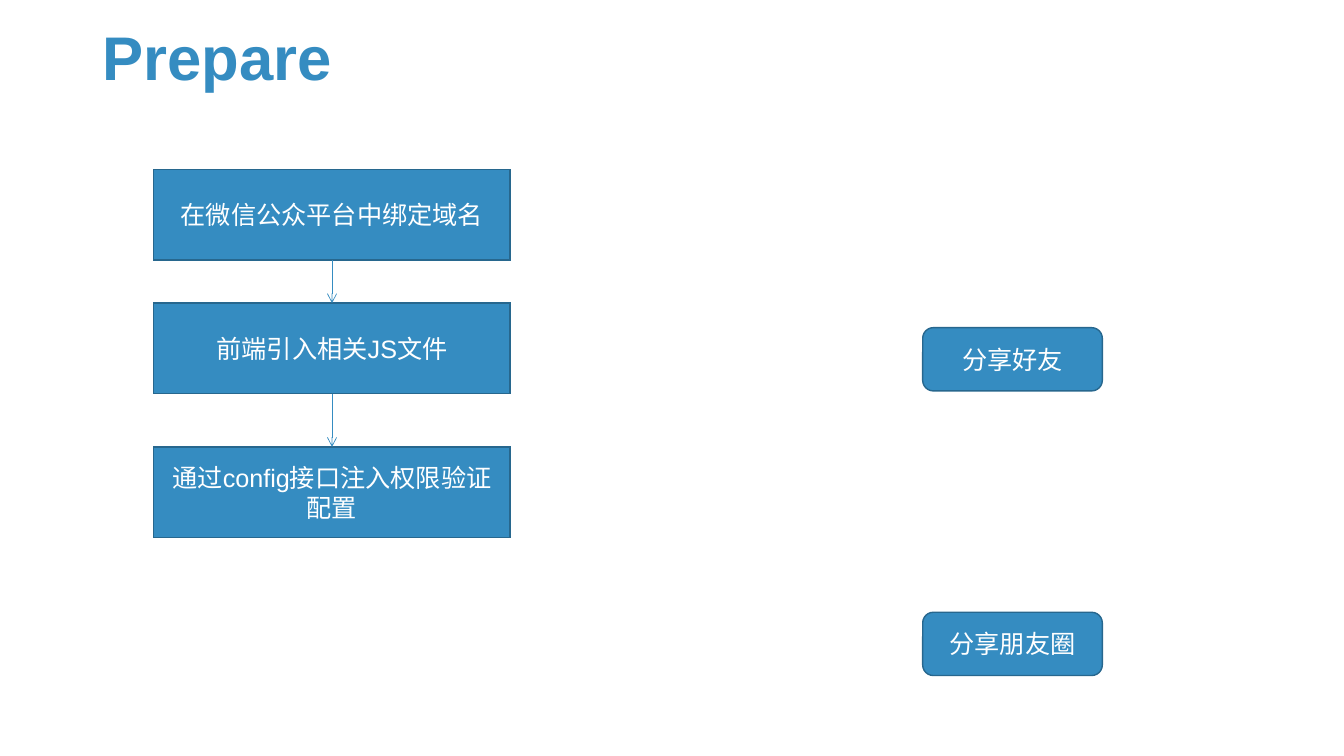
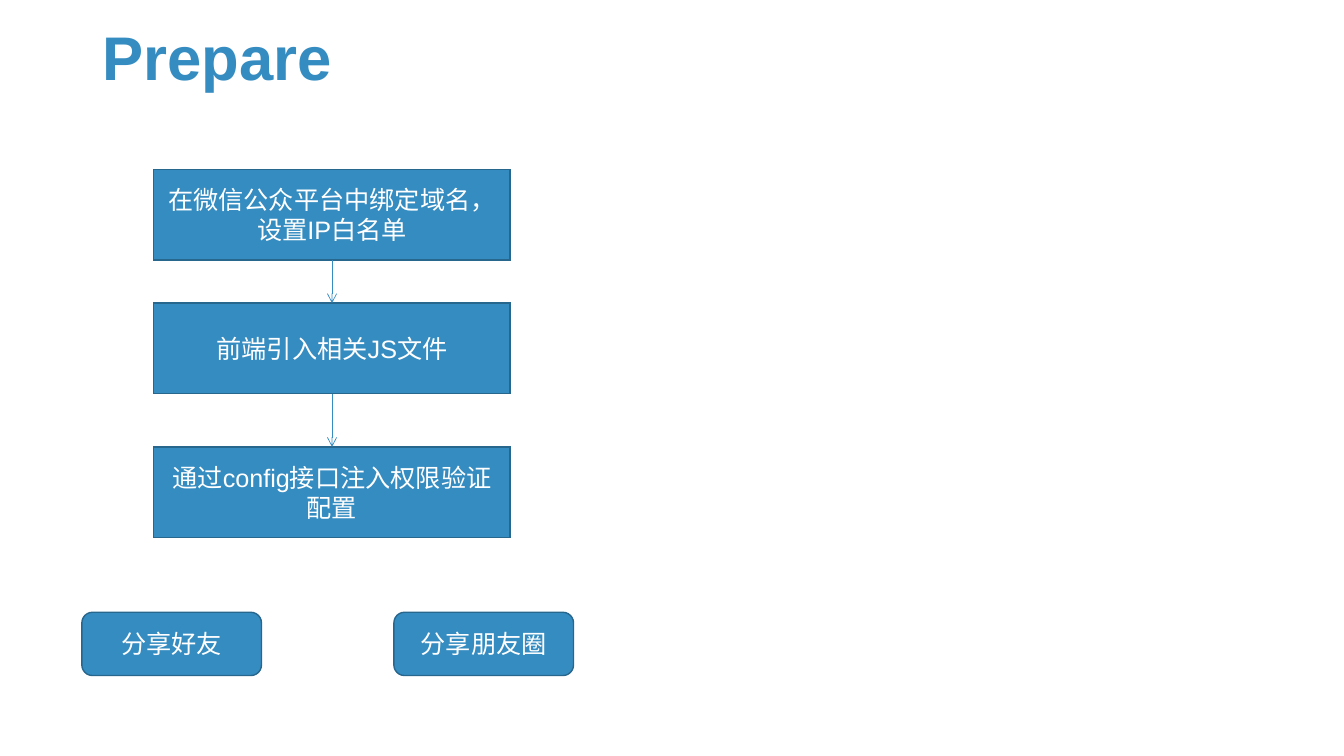
Before and after one commit to Sparks-Lu/TechNotes, a slide deck: slide 28 of Web/WeChat-Notes.pptx (slide 23 before the commit). Drawn at 1344x756 pixels with LibreOffice and Linux fonts; fonts in the diff are those of the drawing; background and template pictures are left out. Boxes give left, top, right and bottom in pixels: in the first picture for what was removed or moved away, otherwise in the second. Text is boxed around its words. In the diff, an @@ line names an element or a change of style, - is before the commit and + after.

```diff
--- a/Web/WeChat-Notes.pptx
+++ b/Web/WeChat-Notes.pptx
@@ text in rectangle at bbox=[168, 188, 496, 241]: text changed @@
-在微信公众平台中绑定域名
+在微信公众平台中绑定域名，设置IP白名单
@@ rounded rectangle "分享好友": place and size @@
-rounded rectangle "分享好友" at bbox=[923, 328, 1102, 391]
+rounded rectangle "分享好友" at bbox=[82, 612, 261, 676]
@@ rounded rectangle "分享朋友圈": place and size @@
-rounded rectangle "分享朋友圈" at bbox=[923, 612, 1102, 676]
+rounded rectangle "分享朋友圈" at bbox=[394, 612, 574, 676]
```
Also in this commit, not shown: 2 other slides changed, 5 slides added, 28 other files.
